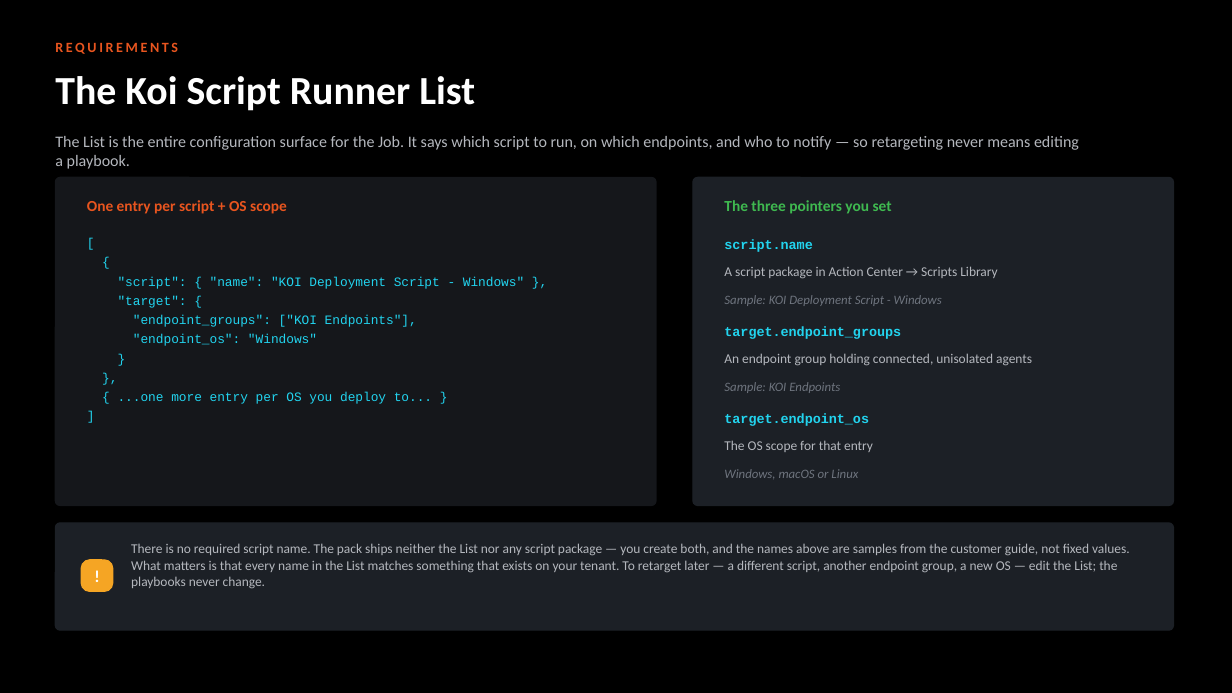
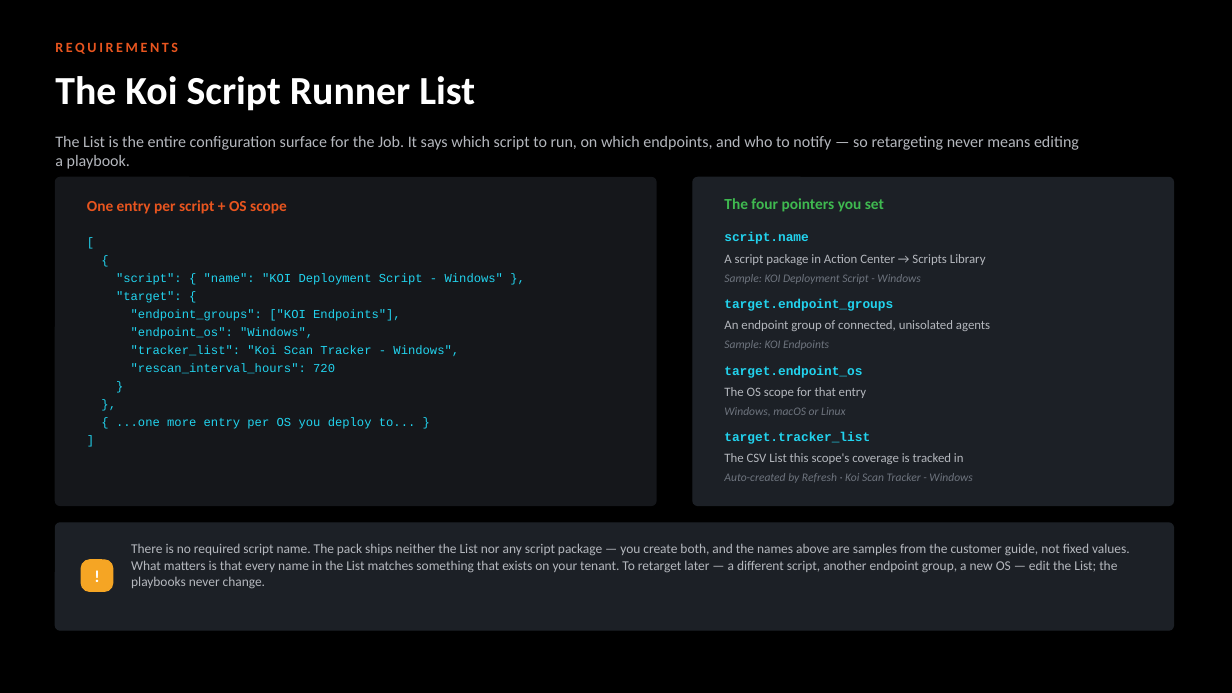
Before and after one commit to ayman-m/koi-xsiam-pack, a slide deck: slide 7 of docs/KOI_Content_Pack_Test_Guide.pptx. Drawn at 1232x693 pixels with LibreOffice and Linux fonts; fonts in the diff are those of the drawing. Boxes give left, top, right and bottom in pixels: in the first picture for what was removed or moved away, otherwise in the second. Text is boxed around its words. In the diff, an @@ line names an element or a change of style, - is before the commit and + after.

```diff
--- a/docs/KOI_Content_Pack_Test_Guide.pptx
+++ b/docs/KOI_Content_Pack_Test_Guide.pptx
@@ text at (x1=724, y1=198, x2=884, y2=212): text changed @@
-The three pointers you set
+The four pointers you set
@@ text "script.name" moved from (x1=724, y1=240, x2=812, y2=252) to (x1=724, y1=232, x2=808, y2=244) @@
@@ text "A script package in Action ..." moved from (x1=724, y1=266, x2=997, y2=279) to (x1=724, y1=254, x2=986, y2=265) @@
@@ text "A script package in Action ..." at (x1=724, y1=254, x2=986, y2=265): size 10.5 to 10 pt; line spacing 13pt to 12pt @@
@@ text at (x1=116, y1=273, x2=503, y2=429): size 10 to 9.5 pt in "[", "{", ""script": { "name": "KOI Deployment Script - ...", ""target": {" and 5 more places; line spacing 15pt to 14pt @@
@@ text "Sample: KOI Deployment Script - ..." moved from (x1=724, y1=295, x2=942, y2=306) to (x1=724, y1=274, x2=920, y2=284) @@
@@ text "target.endpoint_groups" moved from (x1=724, y1=327, x2=901, y2=339) to (x1=724, y1=299, x2=893, y2=311) @@
@@ text at (x1=131, y1=327, x2=459, y2=374): text changed; size 10 to 9.5 pt @@
-"endpoint_os": "Windows"
+"endpoint_os": "Windows",
+"tracker_list": "Koi Scan Tracker - Windows",
+"rescan_interval_hours": 720
@@ text at (x1=724, y1=320, x2=990, y2=331): text changed; size 10.5 to 10 pt @@
-An endpoint group holding connected, unisolated agents
+An endpoint group of connected, unisolated agents
@@ text "Sample: KOI Endpoints" moved from (x1=724, y1=382, x2=840, y2=393) to (x1=724, y1=340, x2=829, y2=350) @@
@@ size 10.5 to 10 pt in 3 elements at (x1=724, y1=232, x2=808, y2=244), (x1=724, y1=299, x2=893, y2=311), (x1=724, y1=365, x2=862, y2=378) @@
@@ text "The OS scope for that ..." at (x1=724, y1=387, x2=867, y2=398): size 10.5 to 10 pt; line spacing 13pt to 12pt @@
@@ text "target.endpoint_os" moved from (x1=724, y1=413, x2=869, y2=426) to (x1=724, y1=365, x2=862, y2=378) @@
@@ text "The OS scope for that ..." moved from (x1=724, y1=440, x2=873, y2=452) to (x1=724, y1=387, x2=867, y2=398) @@
@@ size 10 to 9 pt in 3 elements at (x1=724, y1=274, x2=920, y2=284), (x1=724, y1=340, x2=829, y2=350), (x1=724, y1=407, x2=845, y2=415) @@
@@ text "Windows, macOS or Linux" moved from (x1=724, y1=469, x2=858, y2=479) to (x1=724, y1=407, x2=845, y2=415) @@
@@ text added at (x1=724, y1=432, x2=870, y2=444), 10 pt, text #22D3EE, bold @@
+target.tracker_list
@@ text added at (x1=724, y1=453, x2=964, y2=464), 10 pt, text #B4B7BD @@
+The CSV List this scope's coverage is tracked in
@@ text added at (x1=724, y1=473, x2=972, y2=483), 9 pt, text #6E747E, italic @@
+Auto-created by Refresh · Koi Scan Tracker - Windows
```
Also in this commit, not shown: 5 other slides changed, 5 other files.
